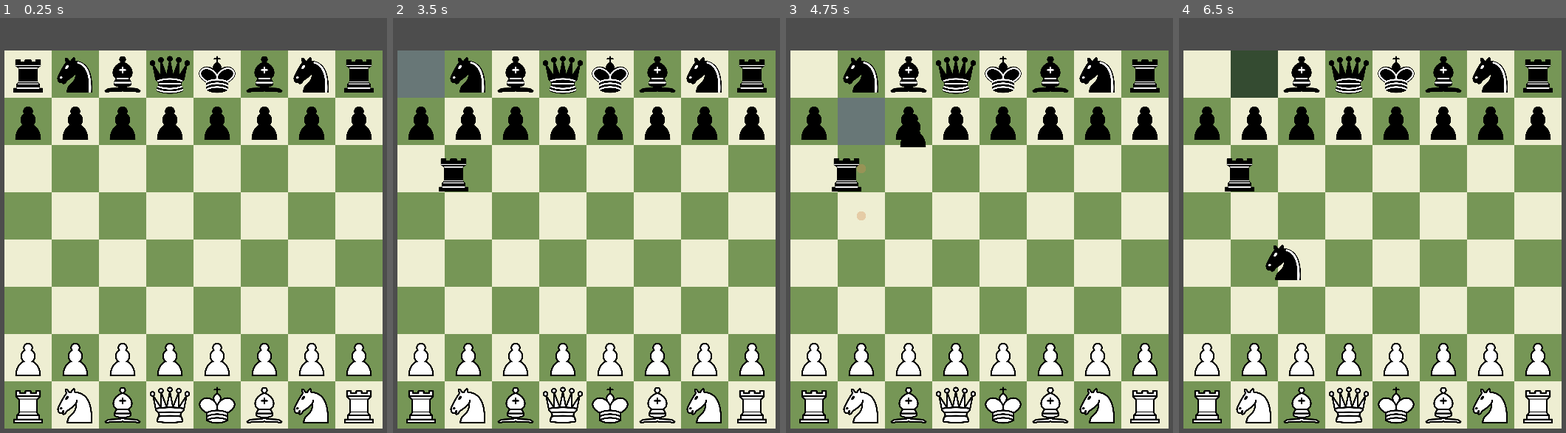
Above: before the commit, frames 1-4 (left to right).
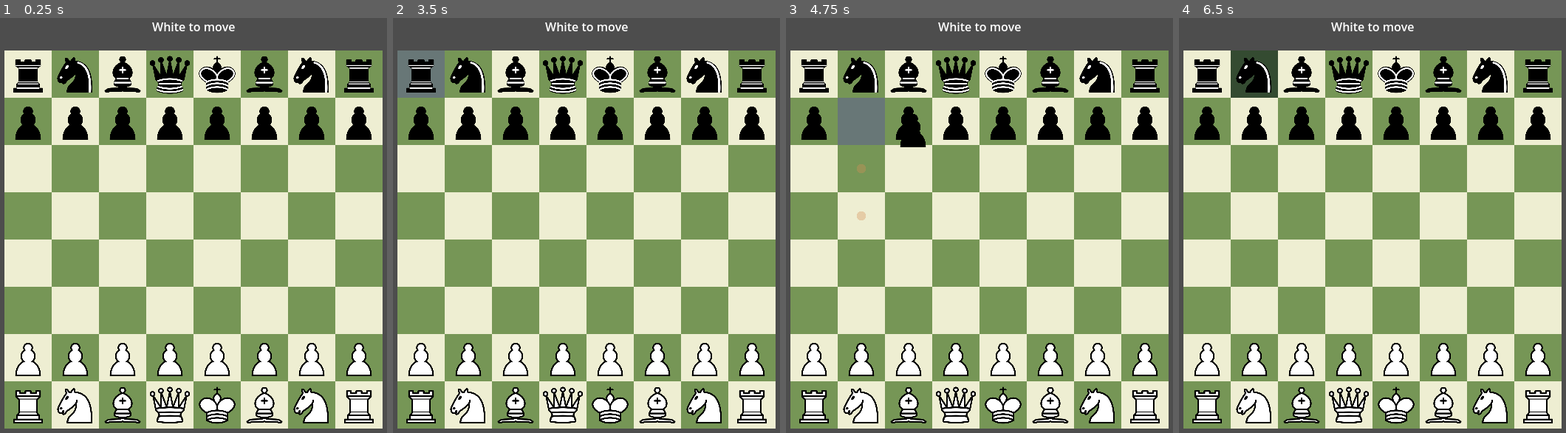
Above: after the commit, the same moments.

Repository: Lizard-Brain-Labs/chess-game
Game: Godot game, scene res://scenes/main.tscn
Two runs of this game, one before a commit and one after it. Both use one fixed random seed, a clock stepped at 60 frames per second and the inputs below.
Inputs (mouse positions are in pixels of both pictures, inside the frame that each line leads up to):
- Up to frame 1 (0.25 s): no input
- Up to frame 2 (3.5 s): tap Enter at 0.5 s; drag from (420, 358) to (629, 142) at 0.52 s; drag from (420, 121) to (563, 329) at 1.27 s; move the mouse to (420, 403) at 2.02 s; press the mouse at (420, 403) at 2.03 s; release the mouse at (420, 403) at 2.75 s; tap Space at 2.75 s; drag from (420, 76) to (454, 171) at 2.77 s
- Up to frame 3 (4.75 s): drag from (859, 358) to (1002, 237) at 3.52 s; drag from (859, 121) to (913, 130) at 4.27 s
- Up to frame 4 (6.5 s): move the mouse to (1252, 403) at 5.02 s; press the mouse at (1252, 403) at 5.03 s; release the mouse at (1252, 403) at 5.75 s; tap Enter at 5.75 s; drag from (1252, 76) to (1283, 262) at 5.77 s

The runs differ from the first frame. In frame 1, 0.2% of the frame differs, in the area x 39-61%, y 1-4%; in frame 2, 1.1%; in frame 3, 1.1%; in frame 4, 2.2%, in the area x 3-61%, y 1-64%.

Commit message:
refactor main logic into organized functions

Diff:
--- a/scenes/main.gd
+++ b/scenes/main.gd
@@ -17,24 +17,14 @@
 	"king_black": preload("res://pieces/king_black.tscn")
 }
 const move_marker = preload("res://scenes/move_marker.tscn")
-
 @onready var board = $chessboard
+@onready var debug_label: Label = %"debug label"
 var selected_piece : Piece = null
 var selected_square : ColorRect
 var end_square: ColorRect
 var markers = []
 var board_state : BoardState
-
-
-func _on_piece_clicked(piece: Piece) -> void:
-	selected_piece = piece
-	if selected_square: # clear previously selected square
-		selected_square.self_modulate = Color.WHITE
-	selected_square = board.squares[piece.square_name]
-	print("Selected: %s on %s" % [piece.name, selected_square.name])
-	var moves = Logic.get_moves(selected_piece, board_state)
-	for move in moves:
-		add_marker(board.square_from_cell(move))
+var white_turn = true
 
 func _ready():
 	# load default position
@@ -49,39 +39,74 @@
 	board_state = BoardState.from_board_scene(board)
 
 func _physics_process(_delta):
-	# TODO when more polished, this should be simplified to UI clicks and function calls. Too much logic here.
-	# select square on every click
 	if Input.is_action_just_pressed("left_click"):
-		if selected_square:
-			selected_square.self_modulate = Color.WHITE
-		selected_square = board.square_from_pos(board.get_local_mouse_position())
+		_handle_mouse_click()
+	if Input.is_action_pressed("left_click"):
+		_drag_selected_piece()
+	elif Input.is_action_just_released("left_click"):
+		_release_piece()
+
+func _on_piece_clicked(piece: Piece) -> void:
+	selected_piece = piece
+
+func _handle_mouse_click():
+	_clear_selected_square_highlight()
+	if selected_piece:
+		selected_square = board.squares[selected_piece.square_name]
 		selected_square.self_modulate = Color.SLATE_GRAY
+		print("Selected: %s on %s" % [selected_piece.name, selected_square.name])
+		var moves = Logic.get_moves(selected_piece, board_state)
+		for move in moves:
+			add_marker(board.square_from_cell(move))
 
-	# move piece to mouse position if held
-	if Input.is_action_pressed("left_click"):
-		var centered_mouse_pos = board.get_local_mouse_position() - Vector2(32,32)
-		if selected_piece:
-			selected_piece.position = centered_mouse_pos
+func _drag_selected_piece():
+	if selected_piece:
+		selected_piece.position = board.get_local_mouse_position() - Vector2(32,32)
 
-	# let go of piece and snap to square
-	if Input.is_action_just_released("left_click"):
-		var mouse_pos = board.get_local_mouse_position()
-		if selected_piece:
-			if end_square:
-				end_square.self_modulate = Color.WHITE
-			end_square = board.square_from_pos(mouse_pos)
-			for mark in markers:
-				if mark.square_name == end_square.name:
-					end_square.self_modulate = Color.SLATE_GRAY
-					selected_piece.position = end_square.position
-					selected_piece.square_name = end_square.name
-					selected_piece.square_grid = Vector2i(end_square.rank, end_square.file)
-					break
-				else:
-					selected_piece.position = selected_square.position
-			selected_piece = null
-			_remove_markers()
-			board_state = BoardState.from_board_scene(board)
+func _release_piece():
+	if not selected_piece:
+		return
+
+	var target_square = board.square_from_pos(board.get_local_mouse_position())
+	_clear_end_square_highlight()
+	end_square = target_square
+
+	var valid = _is_valid_move_to(end_square.name)
+	if valid:
+		_move_selected_piece_to(end_square)
+	else:
+		_reset_piece_to_selected_square()
+
+	_cleanup_post_move()
+
+func _is_valid_move_to(square_name: String) -> bool:
+	for mark in markers:
+		if mark.square_name == square_name:
+			return true
+	return false
+
+func _move_selected_piece_to(square: Square):
+	square.self_modulate = Color.SLATE_GRAY
+	selected_piece.position = square.position
+	selected_piece.square_name = square.name
+	selected_piece.square_grid = Vector2i(square.rank, square.file)
+	_next_turn()
+
+func _reset_piece_to_selected_square():
+	selected_piece.position = selected_square.position
+
+func _cleanup_post_move():
+	selected_piece = null
+	_remove_markers()
+	board_state = BoardState.from_board_scene(board)
+
+func _clear_selected_square_highlight():
+	if selected_square:
+		selected_square.self_modulate = Color.WHITE
+
+func _clear_end_square_highlight():
+	if end_square:
+		end_square.self_modulate = Color.WHITE
 
 func add_piece(square_name, piece, color):
 	var piece_name = piece + "_" + color
@@ -120,3 +145,10 @@
 	for marker in markers:
 		marker.queue_free()
 	markers = []
+
+func _next_turn() -> void:
+	white_turn = not white_turn
+	if white_turn:
+		debug_label.text = "White to move"
+	else:
+		debug_label.text = "Black to move"
--- a/scenes/main.tscn
+++ b/scenes/main.tscn
@@ -8,3 +8,24 @@
 script = ExtResource("1_jyhfs")
 
 [node name="chessboard" parent="." instance=ExtResource("2_0wfyh")]
+
+[node name="Control" type="Control" parent="."]
+layout_mode = 3
+anchors_preset = 0
+offset_right = 600.0
+offset_bottom = 600.0
+mouse_filter = 2
+
+[node name="debug label" type="Label" parent="Control"]
+unique_name_in_owner = true
+layout_mode = 1
+anchors_preset = 5
+anchor_left = 0.5
+anchor_right = 0.5
+offset_left = -22.5
+offset_right = 22.5
+offset_bottom = 23.0
+grow_horizontal = 2
+size_flags_horizontal = 4
+size_flags_vertical = 0
+text = "White to move"
--- a/scripts/BoardState.gd
+++ b/scripts/BoardState.gd
@@ -1,16 +1,16 @@
 class_name BoardState
 
 const BOARD_SIZE = 8
-# This should always ingest a Piece class which contains these variables
+
 class PieceData:
 	var type: String
 	var color: String
 	var square_grid: Vector2i
 
-	func _init(type: String, color: String, square_grid: Vector2i):
-		self.type = type
-		self.color = color
-		self.square_grid = square_grid
+	func _init(piece_type, piece_color, piece_square_grid):
+		self.type = piece_type
+		self.color = piece_color
+		self.square_grid = piece_square_grid
 
 var grid := []
 
--- a/scripts/Logic.gd
+++ b/scripts/Logic.gd
@@ -10,15 +10,18 @@
 	var moves := []
 	var piece_pos = piece_data.square_grid
 	if piece_data.type == "pawn":
-		print(piece_pos.x)
-		if piece_data.color == "white":
-			moves.append(piece_pos + UP)
-			if piece_pos.x == 6:
-				moves.append(piece_pos + UP * 2)
+		var dir = UP
 		if piece_data.color == "black":
-			moves.append(piece_pos + DOWN)
-			if piece_pos.x == 1:
-				moves.append(piece_pos + DOWN * 2)
+			dir = DOWN
+		var current = piece_pos + dir
+		var occupant = board.get_piece_at(current)
+		if occupant == null:
+			moves.append(current)
+			if (piece_pos.x == 6 and dir == UP) or (piece_pos.x == 1 and dir == DOWN): #starting row
+				current += dir
+				occupant = board.get_piece_at(current)
+				if occupant == null:
+					moves.append(current)
 
 	if piece_data.type == "rook":
 		var directions = [UP,DOWN,LEFT,RIGHT]
